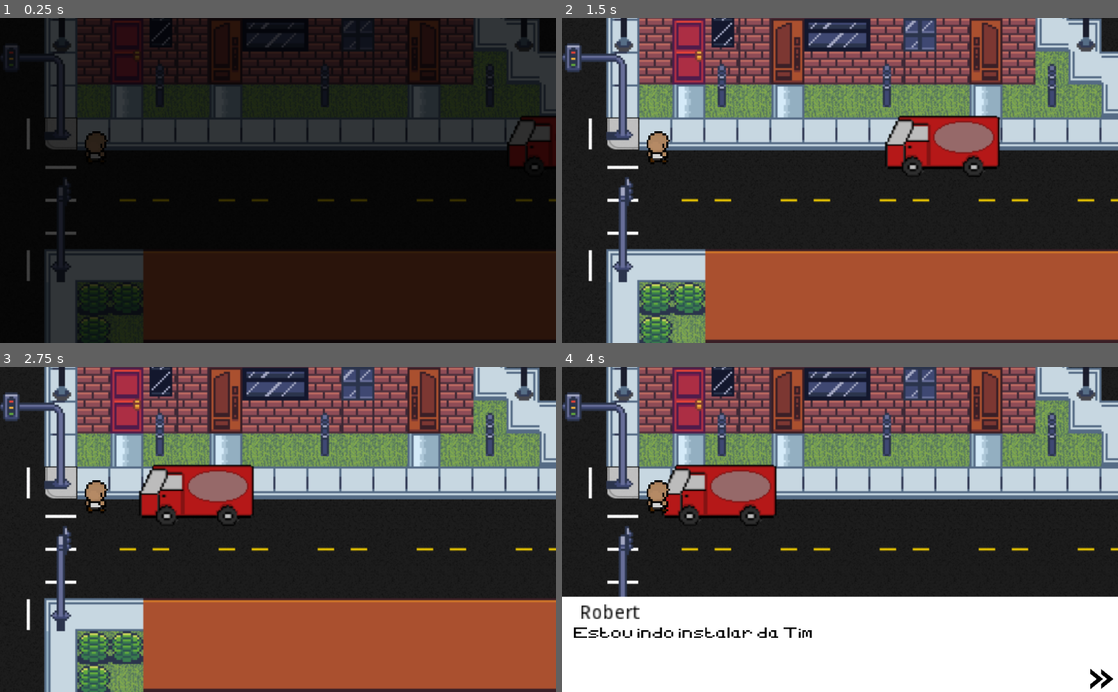
Above: before the commit, frames 1-4 (two rows, left to right).
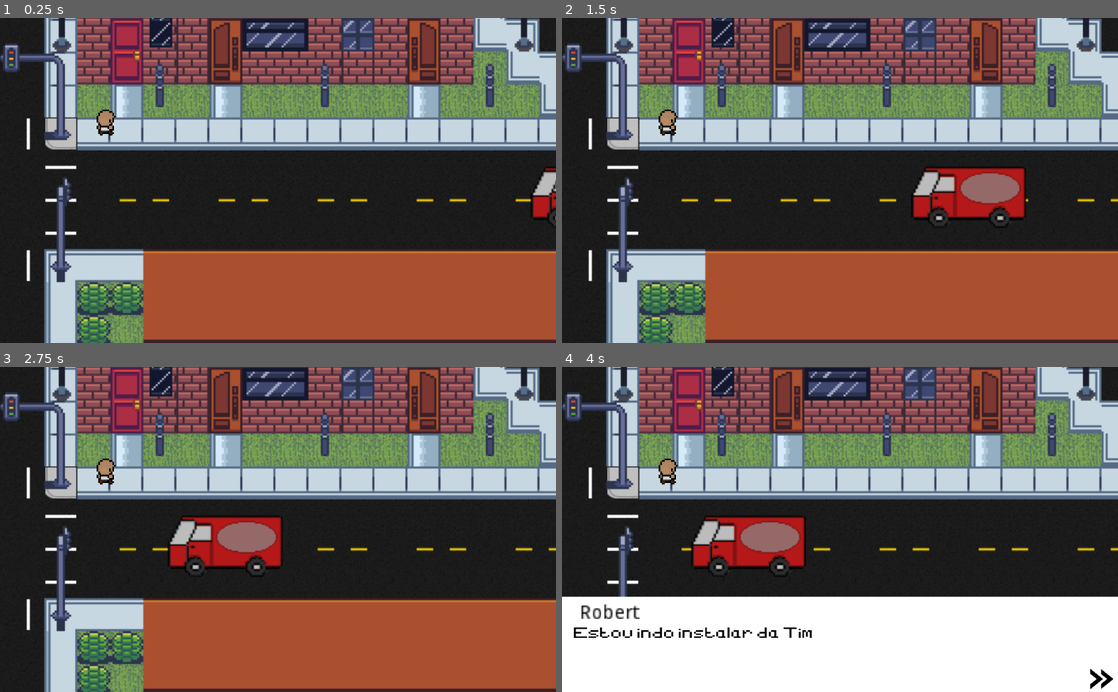
Above: after the commit, the same moments.

Repository: 2023M1T8-Inteli/grupo3
Game: Godot game, scene res://cenas/situacoes/Situação1.tscn
Two runs of this game, one before a commit and one after it. Both use one fixed random seed, a clock stepped at 60 frames per second and the inputs below. This scene is started directly instead of the project's main scene.
Inputs (mouse positions are in pixels of both pictures, inside the frame that each line leads up to):
- Up to frame 1 (0.25 s): no input
- Up to frame 2 (1.5 s): tap Enter (ui_accept) at 0.5, 0.77 s; hold Right (ui_right) 0.53-1.28 s; hold Down (ui_down) from 1.28 s (still down)
- Up to frame 3 (2.75 s): tap Enter (ui_accept) at 1.52 s; release Down (ui_down) at 2.03 s; hold Right (ui_right) from 2.03 s (still down)
- Up to frame 4 (4 s): release Right (ui_right) at 2.78 s; hold Up (ui_up) 2.78-3.5 s; tap Enter (ui_accept) at 3.02 s; click (1101, 679) at 3.5 s

The runs differ from the first frame. In frame 1, 66% of the frame differs, in the area x 0-100%, y 0-100%; in frame 2, 6.4%; in frame 3, 6.4%; in frame 4, 6.2%.

Commit message:
mudanças

Diff:
--- a/src/Projeto-MR.Vtal/cenas/situacoes/Situação1.tscn
+++ b/src/Projeto-MR.Vtal/cenas/situacoes/Situação1.tscn
@@ -34,7 +34,7 @@
 "times": PoolRealArray( 0, 3 ),
 "transitions": PoolRealArray( 1, 1 ),
 "update": 0,
-"values": [ Vector2( 1191, 261 ), Vector2( 327, 261 ) ]
+"values": [ Vector2( 1189, 331 ), Vector2( 327, 261 ) ]
 }
 
 [sub_resource type="Animation" id=3]
@@ -50,7 +50,7 @@
 "times": PoolRealArray( 0, 3 ),
 "transitions": PoolRealArray( 1, 1 ),
 "update": 0,
-"values": [ Vector2( 1112, 243 ), Vector2( 299, 243 ) ]
+"values": [ Vector2( 1155, 337 ), Vector2( 353, 337 ) ]
 }
 
 [sub_resource type="DynamicFont" id=4]
@@ -79,7 +79,7 @@
 shape = SubResource( 1 )
 
 [node name="NPC" type="AnimatedSprite" parent="."]
-position = Vector2( 1191, 261 )
+position = Vector2( 1189, 331 )
 scale = Vector2( 2.39655, 2.39655 )
 frames = SubResource( 7 )
 animation = "esquerda"
@@ -183,8 +183,8 @@
 wait_time = 3.0
 
 [node name="Personagem" parent="." instance=ExtResource( 2 )]
-position = Vector2( 176, 236 )
-scale = Vector2( 1.5, 1.5 )
+position = Vector2( 194, 190 )
+scale = Vector2( 1.2, 1.2 )
 
 [node name="atencao" type="Sprite" parent="."]
 position = Vector2( 539, 195 )
@@ -233,6 +233,7 @@
 autowrap = true
 
 [node name="CanvasLayer" parent="." instance=ExtResource( 8 )]
+visible = false
 
 [connection signal="body_entered" from="." to="." method="_on_Situao1_body_entered"]
 [connection signal="body_entered" from="." to="Personagem" method="_on_Situao1_body_entered"]
--- a/src/Projeto-MR.Vtal/scripts/mapa_principal/mapa_principal.gd
+++ b/src/Projeto-MR.Vtal/scripts/mapa_principal/mapa_principal.gd
@@ -26,7 +26,7 @@
 	n += 1
 	if n == 2:
 		$Personagem/Camera2D/AnimationPlayer.play("mover")
-		$dialogo/Dialogo.hide()
+		$dialogo.hide()
 		$dialogo/Dialogo/Timer1.start()
 	else:
 		$dialogo/Dialogo/texto.text = dialogo[n]
